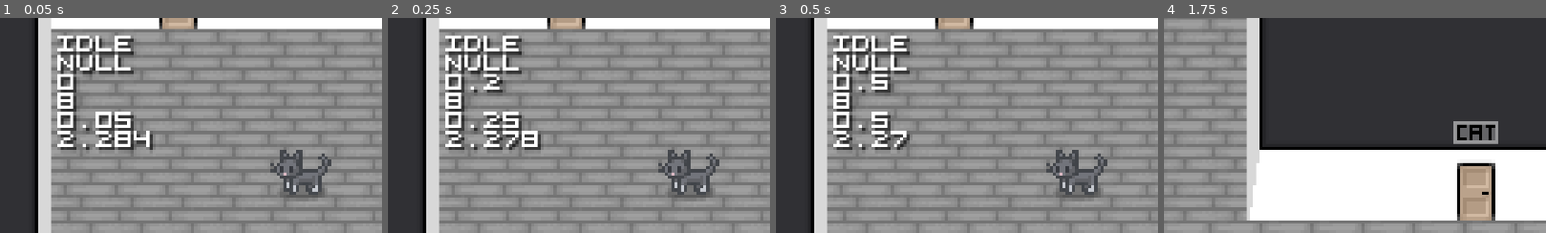
Above: before the commit, frames 1-4 (left to right).
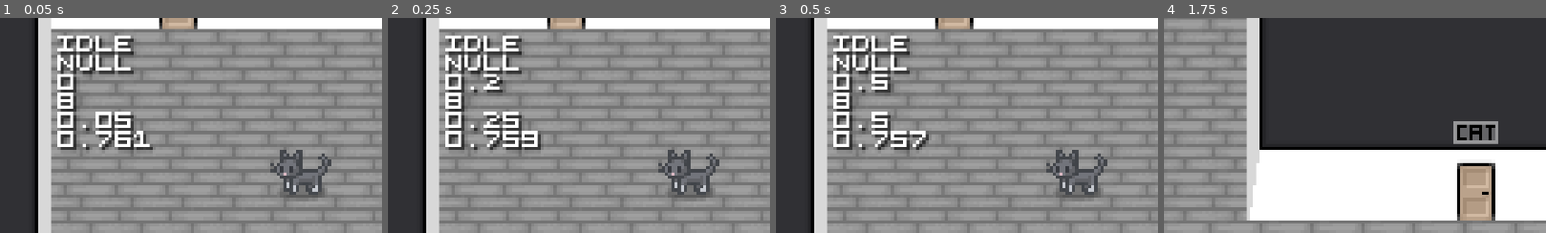
Above: after the commit, the same moments.

Repository: Theooolone/m-game
Game: Godot game, scene res://scenes/catsim/cat_sim.tscn
Same seed, same stepped clock (60 frames per second), same inputs: the game is played once before the commit and once after it. This scene is started directly instead of the project's main scene.
Inputs:
- Up to frame 1 (0.05 s): no input
- Up to frame 2 (0.25 s): no input
- Up to frame 3 (0.5 s): no input
- Up to frame 4 (1.75 s): click "Leave" at 0.5 s; tap Enter at 1.25 s; hold Right (right) from 1.28 s (still down); tap E (interact) at 1.35 s
The pictures show only the part of the screen within x 0-50%, y 0-50%; the shares and areas given below are measured in that part.

The runs differ from the first frame. In frame 1, 0.7% of the frame differs, in the area x 15-40%, y 52-62%; in frame 2, 0.6%; in frame 3, 0.9%; in frame 4, nothing differs.

Commit message:
Changed stat code
main changes to do with how stats change during cat's sleep

Diff:
--- a/scripts/Cat.gd
+++ b/scripts/Cat.gd
@@ -35,8 +35,13 @@
 func set_useable(stat, value: bool) -> void:
 	stats[stat]["useable"] = value
 
+
 func get_value(stat) -> int:
 	return stats[stat]["value"]
+
+
+func get_obj_node(stat) -> Node2D:
+	return stats[stat]["object_node"]
 
 
 func set_value(stat, value) -> void:
@@ -80,6 +85,8 @@
 
 # Cat AI
 
+var sleeping = false
+
 @onready var cat_node = $Cat
 
 enum State {
@@ -96,7 +103,7 @@
 
 var stat_goal
 
-@export var cat_speed = 1.5
+var cat_speed = 2.25
 
 func refill_stat(stat):
 	if not (stats[stat]["object_node"] and stats[stat]["useable"]):
@@ -115,13 +122,14 @@
 		+ "\n" + str(0.1*round(10*(8-random_refill_timer_node.time_left))) \
 		+ "\n" + lowest_useable_stat_text \
 		+ "\n" + str(seconds_elapsed) \
-		+ "\n" + str(0.001*round(1000*(160/(seconds_elapsed+70))))
+		+ "\n" + str(0.001*round(1000*($StatTickTimer.wait_time)))
 
 	if Input.is_action_just_pressed("debug_menu"):
 		if not $Debug.visible:
 			$Debug.show()
 		else:
 			$Debug.hide()
+
 
 @onready var min_idle_range = $MinIdleRange.position
 @onready var max_idle_range = $MaxIdleRange.position
@@ -150,9 +158,10 @@
 
 @onready var use_duration_timer_node = $UseDurationTimer
 
+
 func walking_process(delta):
 	# Returns true when at destination
-	if move_towards(stats[stat_goal]["object_node"].position, delta):
+	if move_towards(get_obj_node(stat_goal).position, delta):
 		use_duration_timer_node.start(stats[stat_goal]["use_time"])
 		if stats[stat_goal]["start_use_func"]:
 			stats[stat_goal]["start_use_func"].call()
@@ -185,7 +194,9 @@
 	#	State.USING:
 	#		using_process(delta)
 
-	$StatTickTimer.wait_time = 160/(seconds_elapsed+70) * 1/stats.size()
+
+	var sleeping_multiplier = 2 if sleeping else 1
+	$StatTickTimer.wait_time = 320/(seconds_elapsed+70) * 1/stats.size() * sleeping_multiplier
 
 	if current_state == State.IDLE:
 		# Cat will look for valid objects to use more often the lower the lowest stat is
@@ -214,7 +225,7 @@
 	new_stat("thirst", $Thirst, $Water, null, drink, fill_water_bowl)
 	new_stat("fun", $Fun)
 	new_stat("human_tolerance", $"Human Tolerance")
-	new_stat("awakeness", $Awakeness, $Bed, null, sleep, null, 64, 10)
+	new_stat("awakeness", $Awakeness, $Bed, sleep_start, sleep, null, 64, 10)
 	new_stat("cleanliness", $Cleanliness)
 
 	if OS.is_debug_build():
@@ -239,9 +250,13 @@
 	change_value("thirst", 8)
 	set_useable("thirst", false)
 
+func sleep_start():
+	sleeping = true
 
 func sleep():
 	set_value("awakeness", 64)
+	sleeping = false
+	change_value("human_tolerance", 12)
 
 
 func fill_food_bowl():
@@ -284,10 +299,15 @@
 
 func _on_stat_tick_timer_timeout():
 	var stat_changed = stats.keys().pick_random()
-	if stat_changed == "human_tolerance":
-		change_value(stat_changed, 1)
-	else:
-		change_value(stat_changed, -1)
+	match stat_changed:
+		"human_tolerance":
+			change_value(stat_changed, 1)
+		"awakeness":
+			if not sleeping:
+				change_value(stat_changed, -1)
+		_:
+			change_value(stat_changed, -1)
+
 
 	for stat in stats.keys():
 		if get_value(stat) <= 0:
